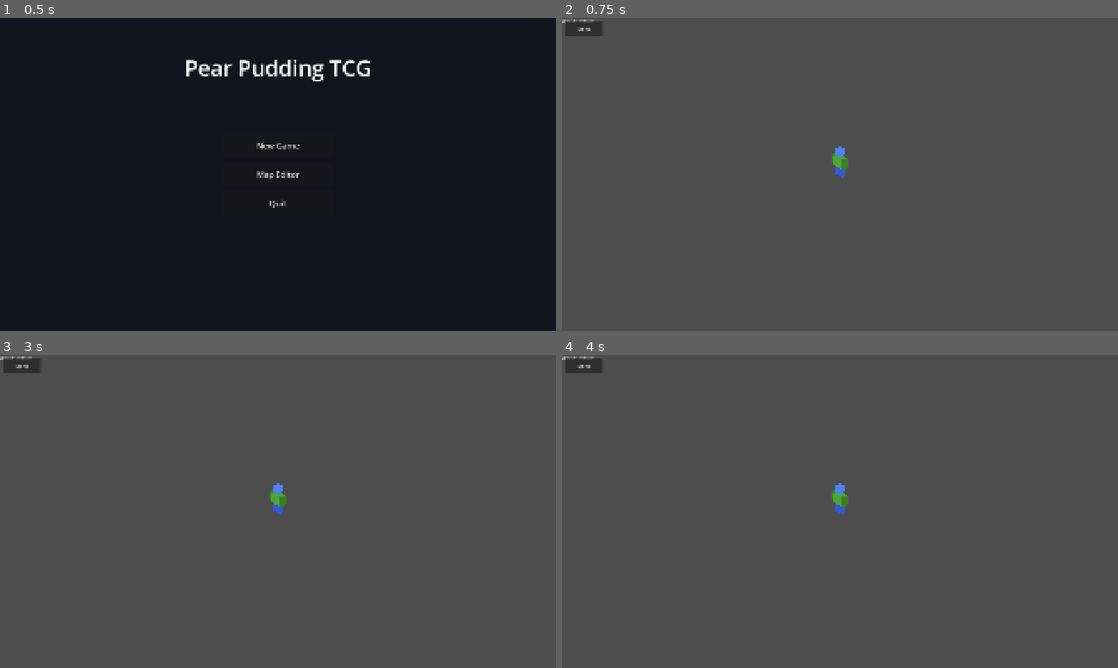
Above: before the commit, frames 1-4 (two rows, left to right).
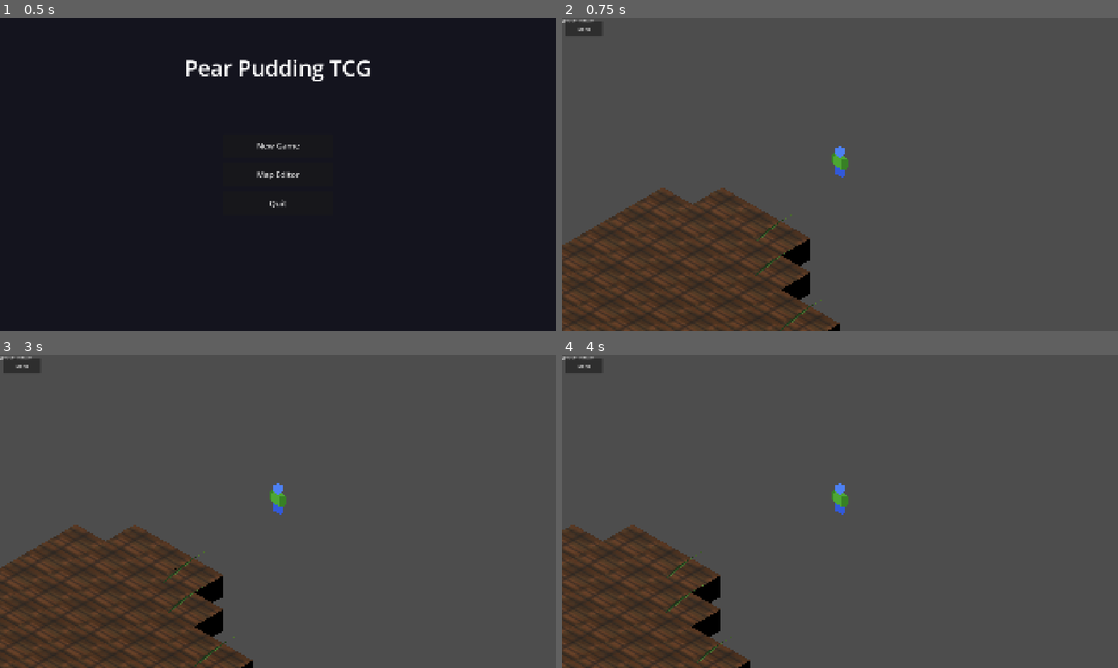
Above: after the commit, the same moments.

Repository: ChrisPauly97/pear-pudding-godot
Game: Godot game, scene res://scenes/ui/MenuScene.tscn
Same seed, same stepped clock (60 frames per second), same inputs: the game is played once before the commit and once after it.
Inputs (mouse positions are in pixels of both pictures, inside the frame that each line leads up to):
- Up to frame 1 (0.5 s): no input
- Up to frame 2 (0.75 s): click "New Game" at 0.5 s
- Up to frame 3 (3 s): click "Menu" at 1.25 s; click "New Game" at 2 s; tap Enter at 2.75 s; move the mouse to (400, 495) at 2.77 s; hold D (move_right) from 2.78 s (still down); hold E (interact) from 2.78 s (still down); click (400, 495) at 2.92 s
- Up to frame 4 (4 s): tap Space (jump) at 3.02 s; release D (move_right) at 3.5 s; release E (interact) at 3.5 s; drag from (728, 527) to (812, 574) at 3.52 s

Frame 1 is identical in both runs. In frame 2, 17% of the frame differs, in the area x 0-50%, y 54-100%; in frame 3, 16%; in frame 4, 12%.
Error before the commit: Parse Error: Identifier "CHUNK_SIZE" not declared in the current scope. (res://scenes/world/ChunkRenderer.gd:156)

Commit message:
Fix undefined CHUNK_SIZE in _build_terrain_collision
Used bare CHUNK_SIZE (only defined locally in other functions) instead of
IsoConst.CHUNK_SIZE, causing a GDScript compile error that prevented
ChunkRenderer from loading entirely — resulting in no terrain mesh or walls
being built.

https://claude.ai/code/session_01DSZw7kx47f23bQ3qnnbhxG

Diff:
--- a/scenes/world/ChunkRenderer.gd
+++ b/scenes/world/ChunkRenderer.gd
@@ -153,7 +153,7 @@
 func _build_terrain_collision(_hfield: PackedFloat32Array, _nvx: int, _nvz: int, _step: float) -> void:
 	# Use a simple flat BoxShape3D floor — reliable across all Godot 4 builds.
 	# Hills are visual only for now; the flat floor at y=0 stops the player falling.
-	var chunk_world: float = CHUNK_SIZE * IsoConst.TILE_SIZE
+	var chunk_world: float = IsoConst.CHUNK_SIZE * IsoConst.TILE_SIZE
 	var box := BoxShape3D.new()
 	box.size = Vector3(chunk_world, 0.1, chunk_world)
 	var col := CollisionShape3D.new()
